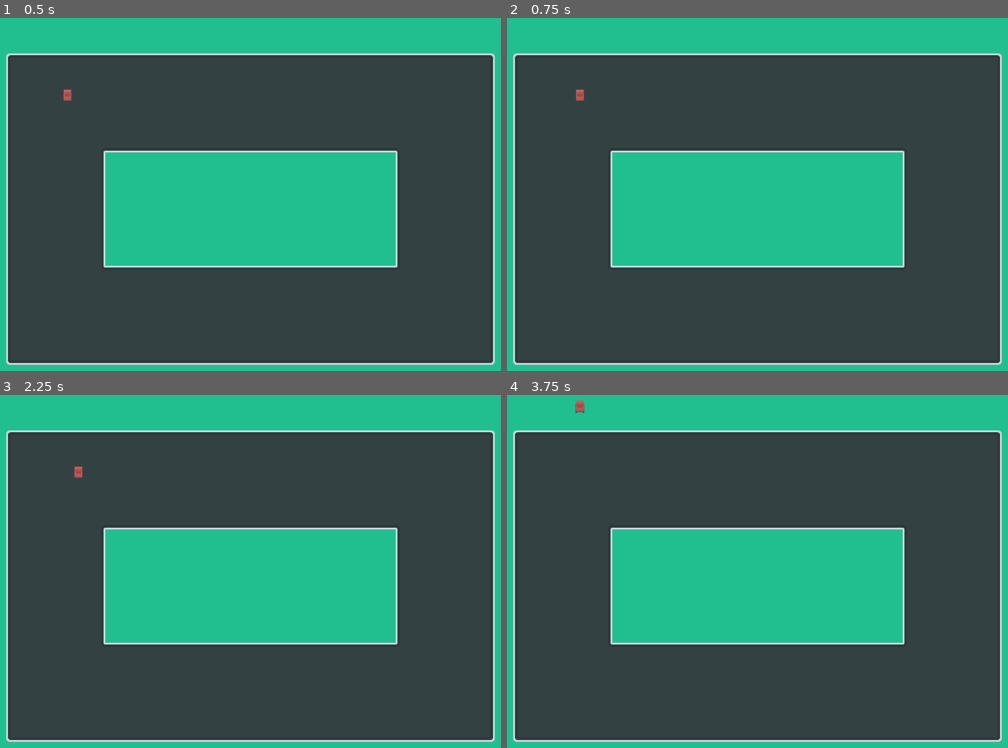
Above: before the commit, frames 1-4 (two rows, left to right).
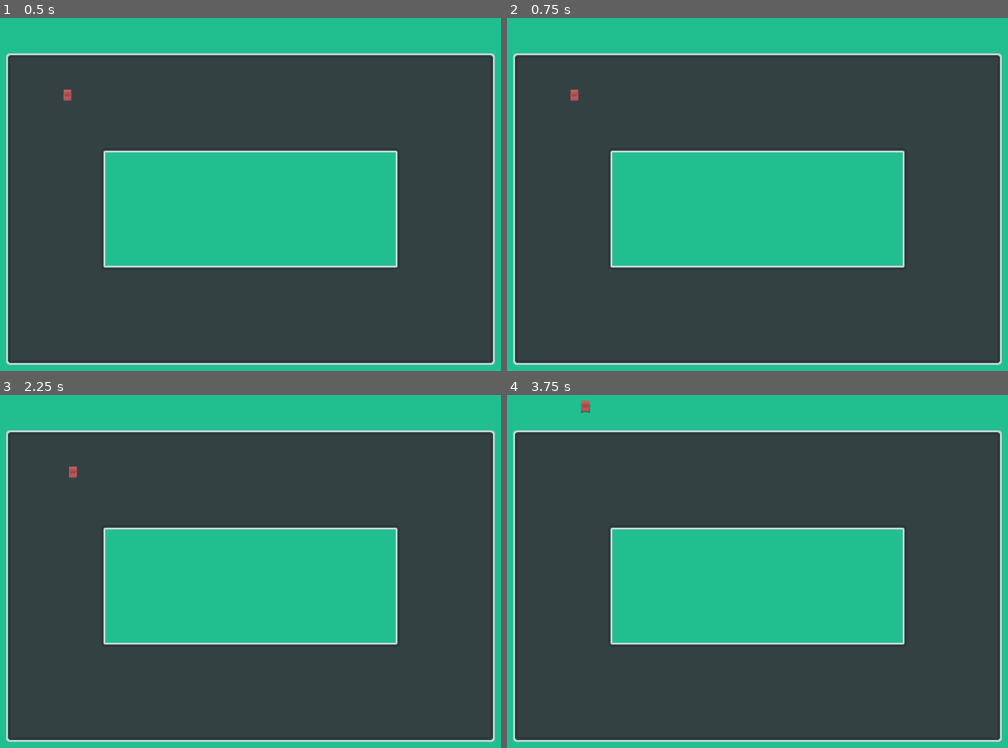
Above: after the commit, the same moments.

Repository: wreckingballgames/JameGam45
Game: Godot game, scene res://scenes/main.tscn
Same seed, same stepped clock (60 frames per second), same inputs: the game is played once before the commit and once after it.
Inputs:
- Up to frame 1 (0.5 s): no input
- Up to frame 2 (0.75 s): tap Enter at 0.5 s; hold E (slide_right) from 0.53 s (still down); tap Space (shoot) at 0.6 s
- Up to frame 3 (2.25 s): tap Space (shoot) at 1.25, 1.35, 2.1 s; release E (slide_right) at 1.28 s; hold Shift (brake) 1.28-2.03 s; tap Enter at 2 s; hold E (slide_right) from 2.03 s (still down)
- Up to frame 4 (3.75 s): tap Space (shoot) at 2.75, 2.85, 3.6 s; release E (slide_right) at 2.78 s; hold W (accelerate) 2.78-3.53 s; hold Q (slide_left) from 3.53 s (still down)

Frame 1 is identical in both runs. In frame 2, less than 0.1% of the frame differs, in the area x 12-16%, y 20-24%; in frame 3, less than 0.1%; in frame 4, less than 0.1%, in the area x 13-17%, y 1-6%.

Commit message:
Add missile and explosion graphics; implement basic shooting

Diff:
--- /dev/null
+++ b/scenes/missile.tscn
@@ -0,0 +1,28 @@
+[gd_scene load_steps=4 format=3 uid="uid://diy51rqk03rn6"]
+
+[ext_resource type="Script" path="res://scripts/missile.gd" id="1_mv2qg"]
+[ext_resource type="Texture2D" uid="uid://bj3i1guddfbvx" path="res://assets/attacks/tank_bullet4.png" id="1_s0ui6"]
+
+[sub_resource type="RectangleShape2D" id="RectangleShape2D_v45jx"]
+size = Vector2(7, 4)
+
+[node name="Missile" type="Area2D"]
+collision_layer = 16
+collision_mask = 81
+script = ExtResource("1_mv2qg")
+
+[node name="Sprite2D" type="Sprite2D" parent="."]
+position = Vector2(0, -3)
+scale = Vector2(0.25, 0.25)
+texture = ExtResource("1_s0ui6")
+
+[node name="CollisionShape2D" type="CollisionShape2D" parent="."]
+position = Vector2(0.5, -3)
+shape = SubResource("RectangleShape2D_v45jx")
+
+[node name="VisibleOnScreenNotifier2D" type="VisibleOnScreenNotifier2D" parent="."]
+position = Vector2(-4.5, -3)
+scale = Vector2(0.05, 0.2)
+
+[connection signal="body_entered" from="." to="." method="_on_body_entered"]
+[connection signal="screen_exited" from="VisibleOnScreenNotifier2D" to="." method="_on_visible_on_screen_notifier_2d_screen_exited"]
--- a/scenes/racer.tscn
+++ b/scenes/racer.tscn
@@ -1,13 +1,21 @@
-[gd_scene load_steps=3 format=3 uid="uid://bvwq5jvjakklc"]
+[gd_scene load_steps=6 format=3 uid="uid://bvwq5jvjakklc"]
 
 [ext_resource type="Script" path="res://scripts/racer.gd" id="1_3wtrc"]
+[ext_resource type="PackedScene" uid="uid://diy51rqk03rn6" path="res://scenes/missile.tscn" id="2_pscka"]
 [ext_resource type="Texture2D" uid="uid://hn3y8euqsgmp" path="res://assets/pick_up/east.png" id="2_rtomp"]
+
+[sub_resource type="CircleShape2D" id="CircleShape2D_obl1l"]
+radius = 8.01561
+
+[sub_resource type="RectangleShape2D" id="RectangleShape2D_lgcxs"]
+size = Vector2(16, 15)
 
 [node name="Racer" type="CharacterBody2D"]
 collision_layer = 64
 collision_mask = 64
 script = ExtResource("1_3wtrc")
 sprite_folder_path = "res://assets/pick_up/"
+missile_scene = ExtResource("2_pscka")
 
 [node name="Sprite2D" type="Sprite2D" parent="."]
 unique_name_in_owner = true
@@ -15,4 +23,18 @@
 texture = ExtResource("2_rtomp")
 
 [node name="CollisionShape2D" type="CollisionShape2D" parent="."]
-position = Vector2(0, -12)
+position = Vector2(0, -12.5)
+shape = SubResource("CircleShape2D_obl1l")
+
+[node name="AttackDetector" type="Area2D" parent="."]
+collision_layer = 0
+collision_mask = 16
+
+[node name="CollisionShape2D" type="CollisionShape2D" parent="AttackDetector"]
+position = Vector2(0, -12.5)
+shape = SubResource("RectangleShape2D_lgcxs")
+
+[node name="Missiles" type="Node" parent="."]
+unique_name_in_owner = true
+
+[connection signal="area_entered" from="AttackDetector" to="." method="_on_attack_detector_area_entered"]
--- /dev/null
+++ b/scripts/missile.gd
@@ -0,0 +1,25 @@
+class_name Missile
+extends Area2D
+
+@export var direction: Vector2 = Vector2.UP
+@export var acceleration_rate: float = 50.0
+
+
+func _ready() -> void:
+	look_at(global_position + acceleration_rate * direction)
+
+
+func _physics_process(delta: float) -> void:
+	global_position += direction * acceleration_rate
+
+
+func expire() -> void:
+	queue_free()
+
+
+func _on_visible_on_screen_notifier_2d_screen_exited() -> void:
+	expire()
+
+
+func _on_body_entered(body: Node2D) -> void:
+	expire()
--- a/scripts/racer.gd
+++ b/scripts/racer.gd
@@ -37,8 +37,12 @@
 	"northwest.png",
 ]
 
+@export var chassis_hp: int = 10
+@export var laps_remaining: int = 3
 @export var top_acceleration: float = 50.0
 @export var sprite_folder_path: String
+@export var missile_scene: PackedScene
+@export var missle_spawn_distance: float = 50.0
 @export var acceleration_rate: float = 5.0
 @export var slide_force: float = 10.0
 @export var brake_rate: float = 0.05
@@ -58,6 +62,7 @@
 			forward_direction_pointer = value
 
 @onready var sprite_2d: Sprite2D = %Sprite2D
+@onready var missiles: Node = %Missiles
 
 
 func _ready() -> void:
@@ -88,9 +93,9 @@
 		turn_right()
 
 	# Combat input
-	if Input.is_action_just_pressed("slide_left"):
+	if Input.is_action_just_released("slide_left"):
 		slide_left()
-	elif Input.is_action_just_pressed("slide_right"):
+	elif Input.is_action_just_released("slide_right"):
 		slide_right()
 
 	if Input.is_action_just_released("shoot"):
@@ -144,10 +149,13 @@
 	global_position += directions[get_right_direction(forward_direction_pointer)] * slide_force
 
 
-# TODO
 func shoot() -> void:
-	print("pew pew")
-	pass
+	# TODO: Genericize?
+	var missile_instance = missile_scene.instantiate() as Missile
+	missile_instance.top_level = true
+	missile_instance.direction = forward
+	missile_instance.global_position = global_position + (forward * missle_spawn_distance)
+	missiles.add_child(missile_instance, true)
 
 
 func get_opposite_direction(direction: Direction) -> Direction:
@@ -226,10 +234,17 @@
 
 
 # TODO: Enable calculation of "MPH" using racer velocity
-# TODO: Enable racer sliding left and right
-# TODO: Enable racer shooting forward
 # TODO: Enable racer to spin out
 # TODO: Enable racer to take damage and be exploded then respawned
 # TODO: Enable racer to be crossed by finish line
 # TODO: Enable racer to collide with and be pushed away from
 #   obstacles and other racers
+
+
+# TODO
+func get_attacked() -> void:
+	pass
+
+
+func _on_attack_detector_area_entered(area: Area2D) -> void:
+	get_attacked()
Binary file added: assets/attacks/tank_bullet4.png
Not shown, added: assets/attacks/tank_bullet4.png.import
Binary file added: assets/attacks/tank_explosion1.png
Not shown, added: assets/attacks/tank_explosion1.png.import
Binary file added: assets/attacks/tank_explosion10.png
Not shown, added: assets/attacks/tank_explosion10.png.import
Binary file added: assets/attacks/tank_explosion11.png
Not shown, added: assets/attacks/tank_explosion11.png.import
Binary file added: assets/attacks/tank_explosion12.png
Not shown, added: assets/attacks/tank_explosion12.png.import
Binary file added: assets/attacks/tank_explosion2.png
Not shown, added: assets/attacks/tank_explosion2.png.import
(and 14 more such lines)
